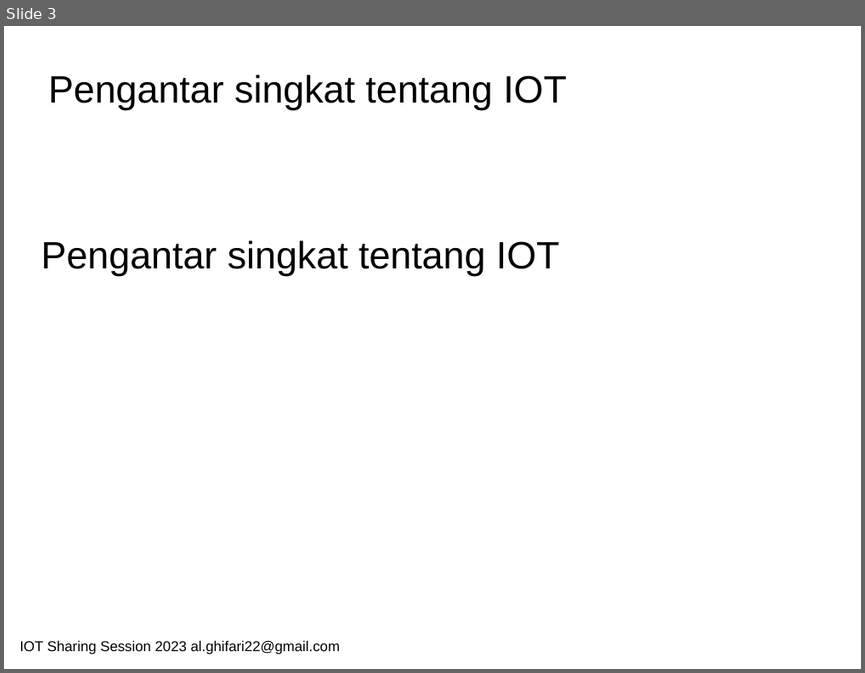
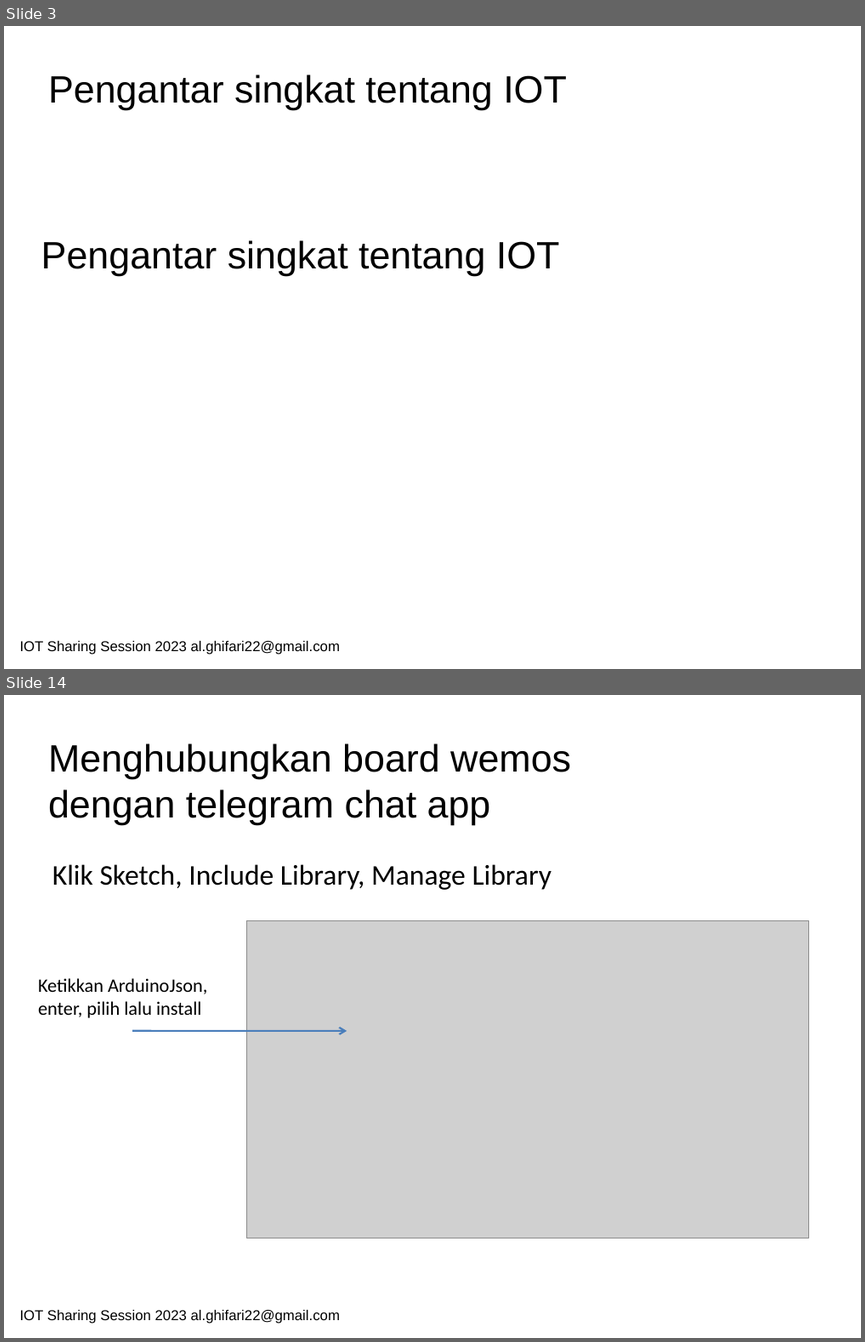
Before and after one commit to bangjii/IOT-Sharing-Telegram-Chatbot, a slide deck: IOT Sharing Session 2023 - Hudzaifah.pptx. Shown one above the other, each under a label of ours: slide 3 before the commit, slides 3 and 14 after it; the slides between them are not shown. The pictures are 865x673 and 865x1342 pixels, drawn with LibreOffice and Linux fonts; fonts in the diff are those of the drawing; grey boxes stand for pictures. Boxes give left, top, right and bottom in pixels: in the first picture for what was removed or moved away, otherwise in the second. Text is boxed around its words. In the diff, an @@ line names an element or a change of style, - is before the commit and + after.

```diff
--- a/IOT Sharing Session 2023 - Hudzaifah.pptx
+++ b/IOT Sharing Session 2023 - Hudzaifah.pptx
@@ slide 14 added at box(4, 695, 861, 1338), background #FFFFFF @@
@@ text added at box(48, 743, 571, 825), 32 pt, text #000000 @@
+Menghubungkan board wemos
+dengan telegram chat app
@@ text added at box(52, 864, 552, 890), 24 pt, text #000000 @@
+Klik Sketch, Include Library, Manage Library
@@ picture added at box(246, 921, 809, 1238) @@
@@ text added at box(38, 978, 207, 1018), 16 pt, text #000000 @@
+Ketikkan ArduinoJson,
+enter, pilih lalu install
@@ arrow added from (132, 1031) to (347, 1031), #4B7EBC 1.5 pt @@
@@ text added at box(20, 1310, 340, 1323), 12 pt, text #000000 @@
+IOT Sharing Session 2023 al.ghifari22@gmail.com
```
Also in this commit, not shown: 4 slides changed, 9 other slides added, 1 slide removed.
